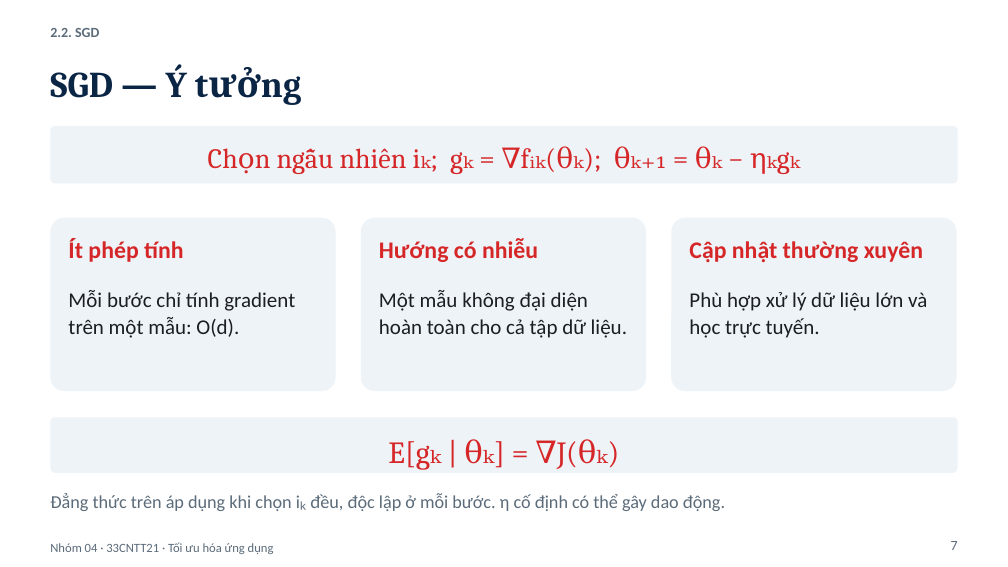
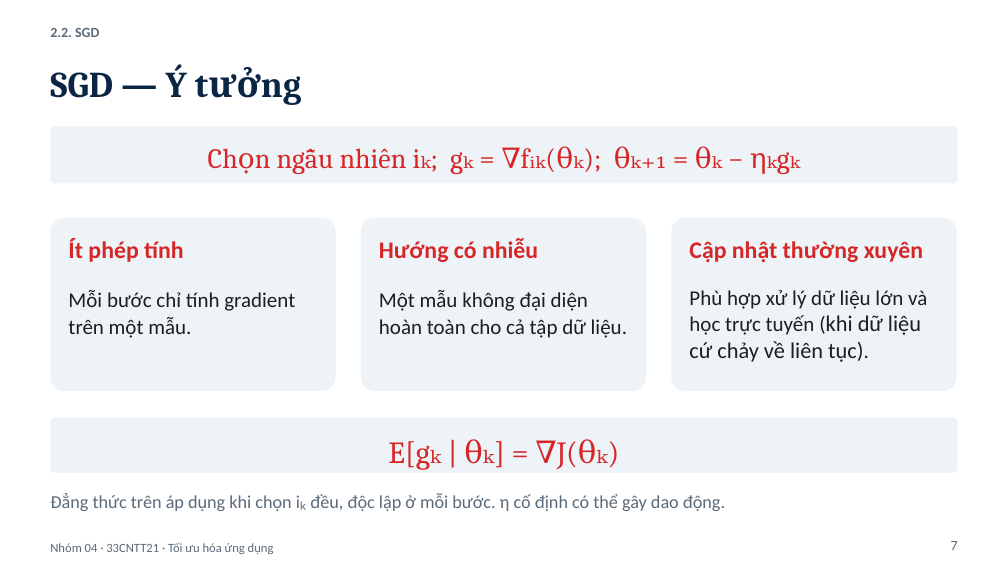
Before and after one commit to OceanPham/BTL_FirstOrderMethods, a slide deck: slide 7 of Slide_PhuongPhapToiUuBacMot.pptx. Drawn at 1008x567 pixels with LibreOffice and Linux fonts; fonts in the diff are those of the drawing. Boxes give left, top, right and bottom in pixels: in the first picture for what was removed or moved away, otherwise in the second. Text is boxed around its words. In the diff, an @@ line names an element or a change of style, - is before the commit and + after.

```diff
--- a/Slide_PhuongPhapToiUuBacMot.pptx
+++ b/Slide_PhuongPhapToiUuBacMot.pptx
@@ text at (68, 290, 295, 338): text changed @@
-Mỗi bước chỉ tính gradient trên một mẫu: O(d).
+Mỗi bước chỉ tính gradient trên một mẫu.
@@ text at (689, 290, 927, 362): text changed @@
-Phù hợp xử lý dữ liệu lớn và học trực tuyến.
+Phù hợp xử lý dữ liệu lớn và học trực tuyến (khi dữ liệu cứ chảy về liên tục).
```
Also in this commit, not shown: 5 other slides changed, 1 slide added.
